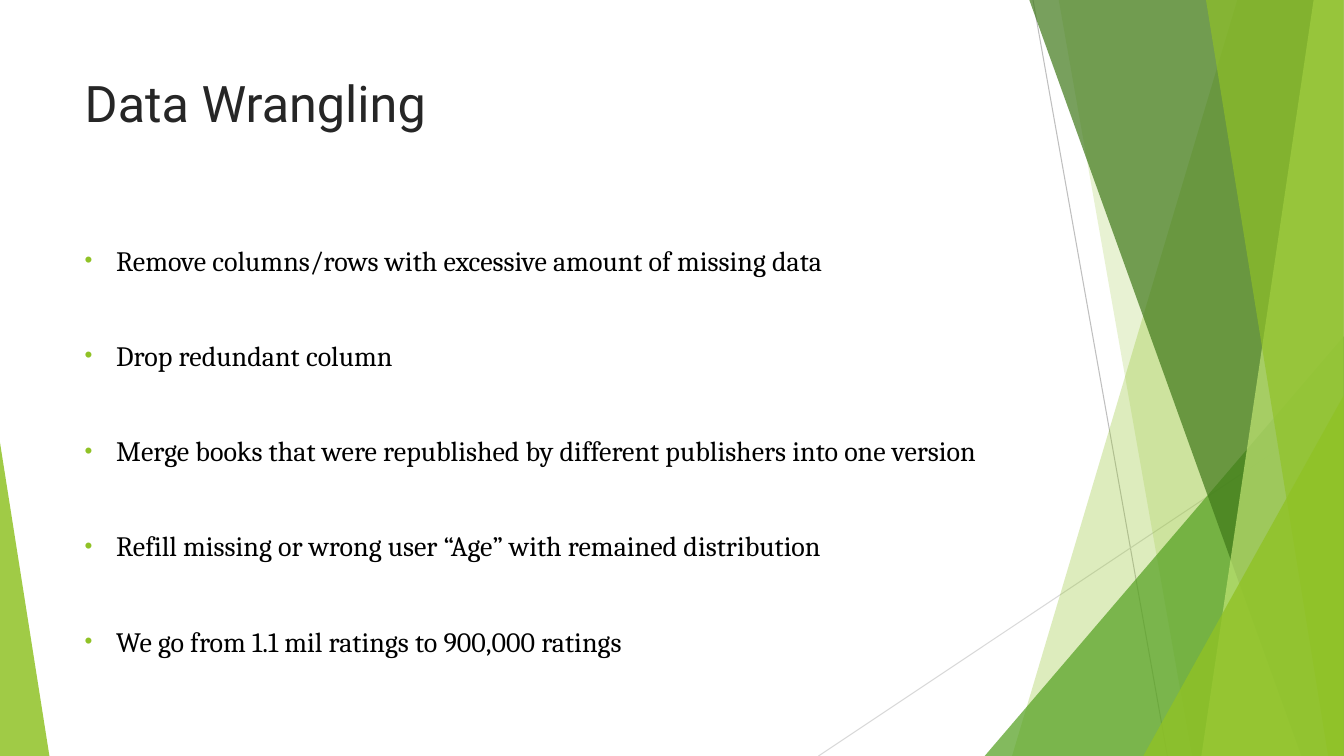
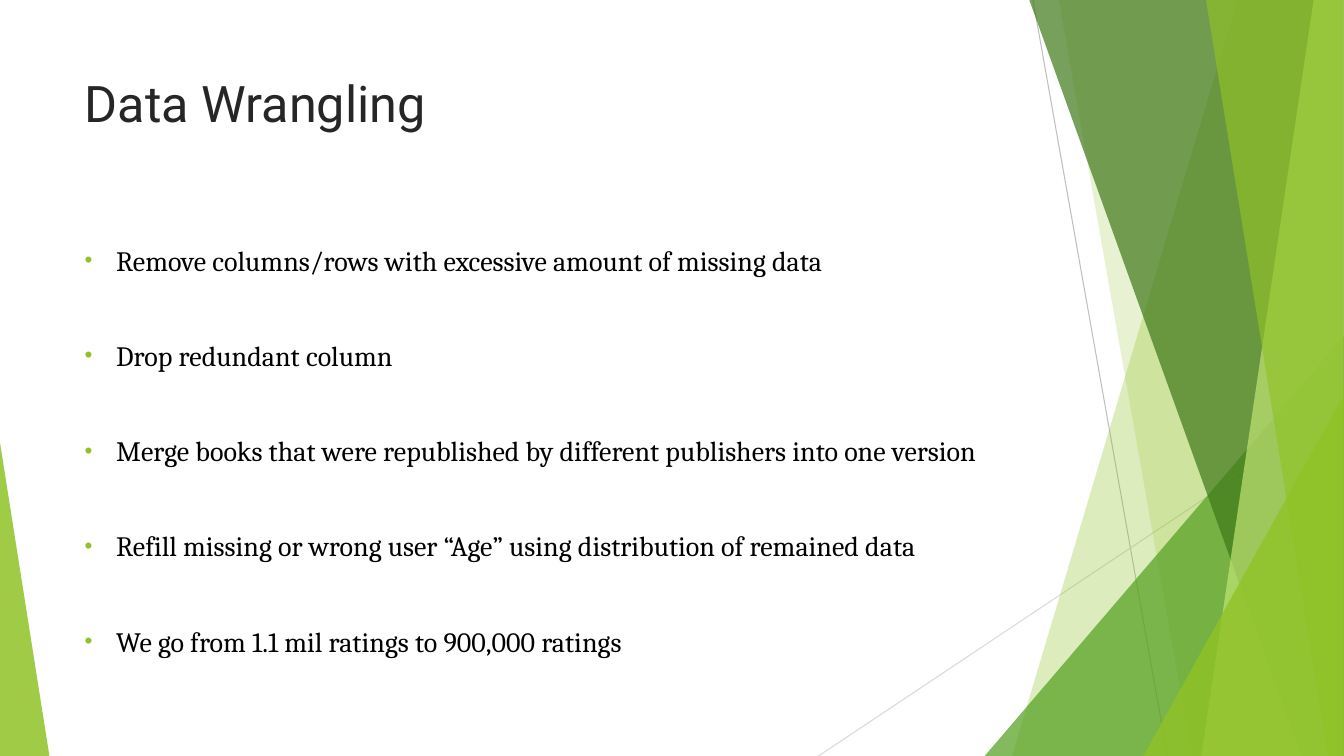
Before and after one commit to mnguyen494/Capstone-3, a slide deck: slide 5 of Report/Book Recommendation.pptx. Drawn at 1344x756 pixels with LibreOffice and Linux fonts; fonts in the diff are those of the drawing. Boxes give left, top, right and bottom in pixels: in the first picture for what was removed or moved away, otherwise in the second. Text is boxed around its words. In the diff, an @@ line names an element or a change of style, - is before the commit and + after.

Commit message:
Fix Type

```diff
--- a/Report/Book Recommendation.pptx
+++ b/Report/Book Recommendation.pptx
@@ text at box(116, 536, 915, 562): text changed @@
-• Refill missing or wrong user “Age” with remained distribution
+• Refill missing or wrong user “Age” using distribution of remained data
```
